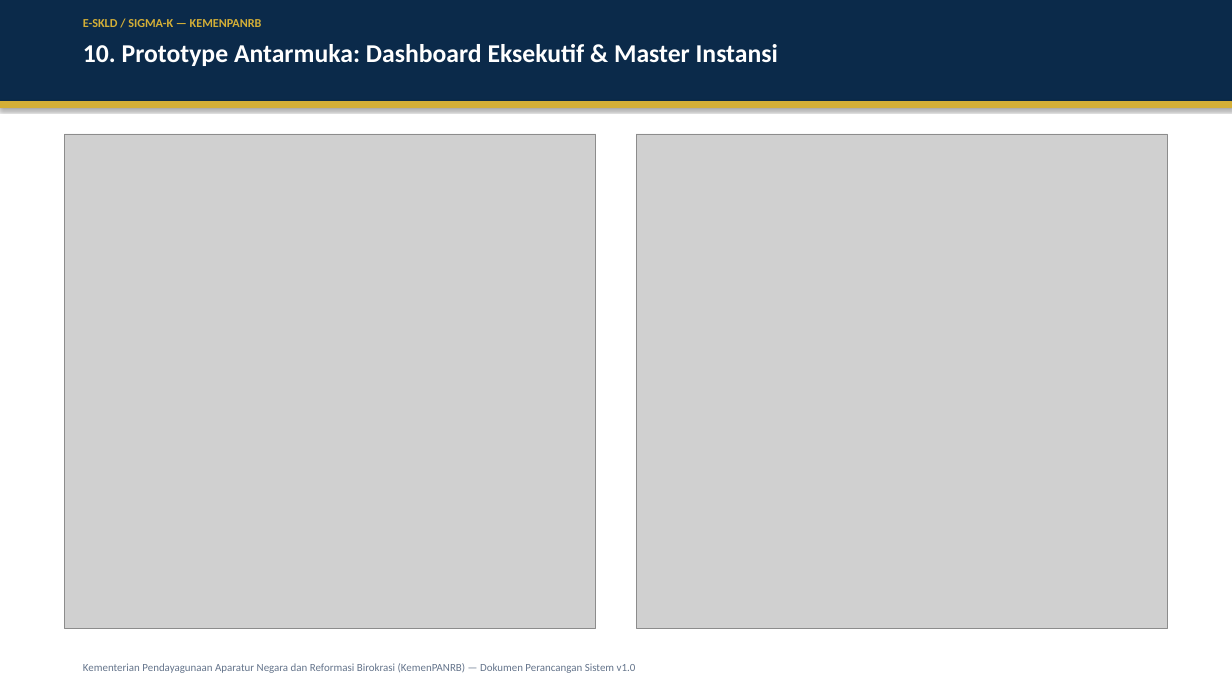
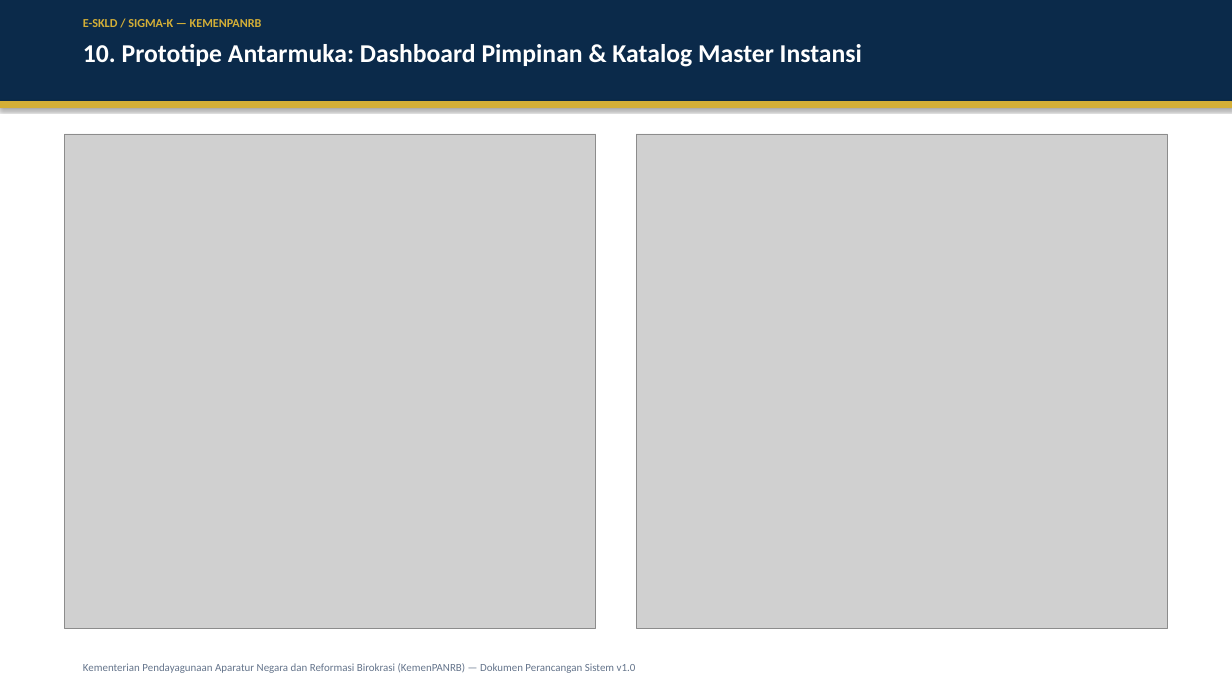
Before and after one commit to B3rlinSugi/Sigma-K, a slide deck: slide 11 of docs/PRESENTASI_PERANCANGAN_SIGMA-K_v1.0.pptx. Drawn at 1232x693 pixels with LibreOffice and Linux fonts; fonts in the diff are those of the drawing; grey boxes stand for pictures. Boxes give left, top, right and bottom in pixels: in the first picture for what was removed or moved away, otherwise in the second. Text is boxed around its words. In the diff, an @@ line names an element or a change of style, - is before the commit and + after.

```diff
--- a/docs/PRESENTASI_PERANCANGAN_SIGMA-K_v1.0.pptx
+++ b/docs/PRESENTASI_PERANCANGAN_SIGMA-K_v1.0.pptx
@@ text at [83,44,862,67]: text changed @@
-10. Prototype Antarmuka: Dashboard Eksekutif & Master Instansi
+10. Prototipe Antarmuka: Dashboard Pimpinan & Katalog Master Instansi
```
Also in this commit, not shown: 13 other slides changed, 24 other files.
